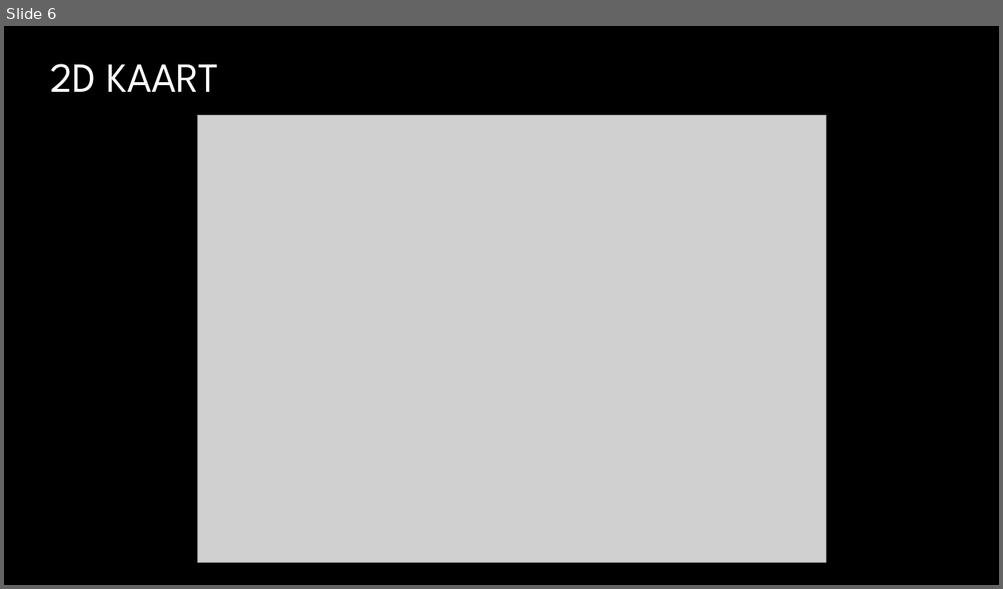
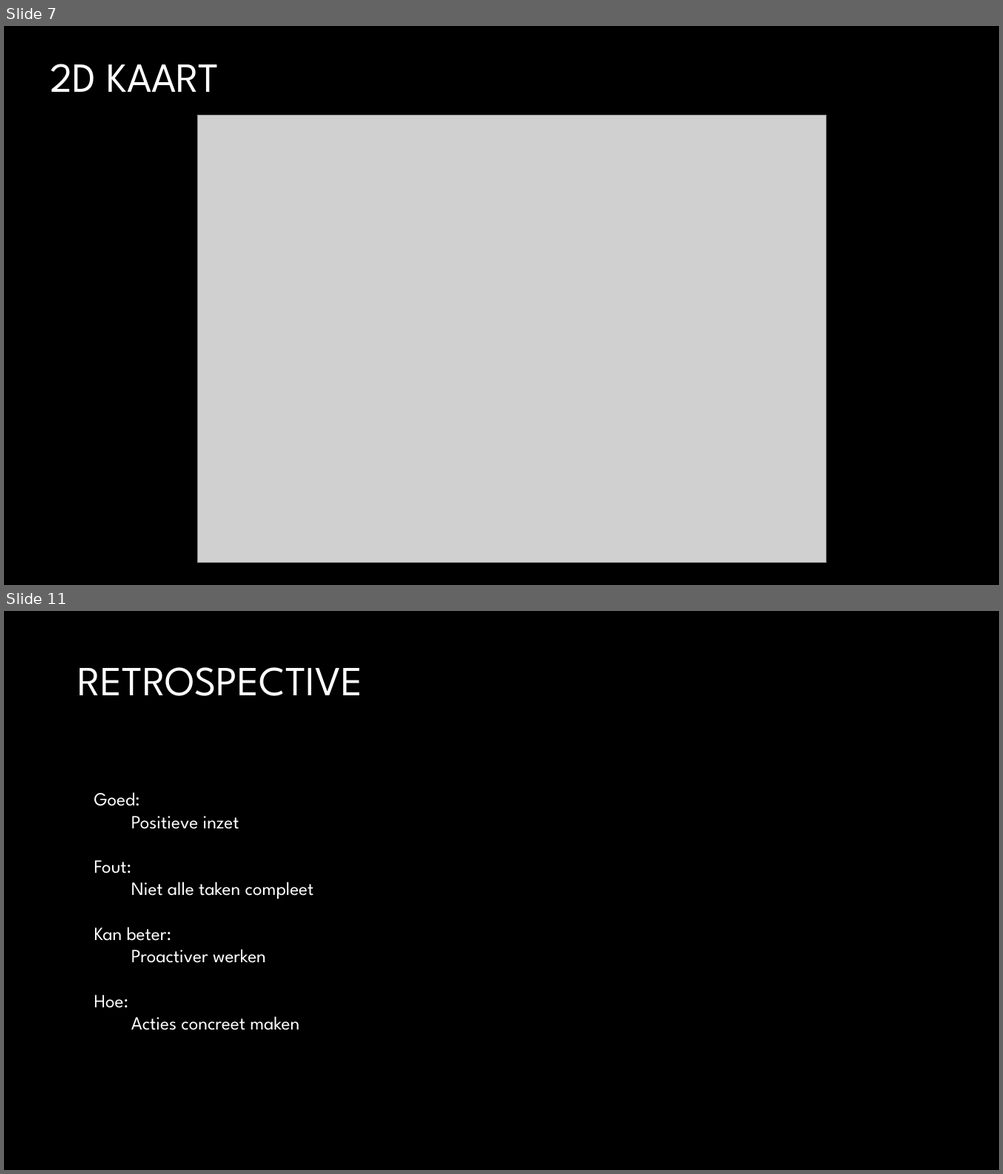
Before and after one commit to TomHeij/Project5-6, a slide deck: Opleverset_Project_5-6/Manage_&_Control/PO meeting 6.pptx. Shown one above the other, each under a label of ours: slide 6 before the commit, slides 7 and 11 after it; the slides between them are not shown. The pictures are 1003x589 and 1003x1174 pixels, drawn with LibreOffice and Linux fonts; fonts in the diff are those of the drawing; grey boxes stand for pictures; background and template pictures are left out. Boxes give left, top, right and bottom in pixels: in the first picture for what was removed or moved away, otherwise in the second. Text is boxed around its words. In the diff, an @@ line names an element or a change of style, - is before the commit and + after.

```diff
--- a/Opleverset_Project_5-6/Manage_&_Control/PO meeting 6.pptx
+++ b/Opleverset_Project_5-6/Manage_&_Control/PO meeting 6.pptx
@@ slide 11 added at bbox=[4, 611, 999, 1170], background #000000 @@
@@ title added at bbox=[77, 667, 362, 696], 40 pt, text #FFFFFF @@
+RETROSPECTIVE
@@ text added at bbox=[94, 792, 314, 1031], 18 pt, text #FFFFFF @@
+Goed:
+  Positieve inzet
+Fout:
+  Niet alle taken compleet
+Kan beter:
+  Proactiver werken
+Hoe:
+  Acties concreet maken
@@ what was slide 6 is now slide 7 @@
```
Also in this commit, not shown: 5 slides changed, 2 other slides added, 2 slides removed, 1 other file.
